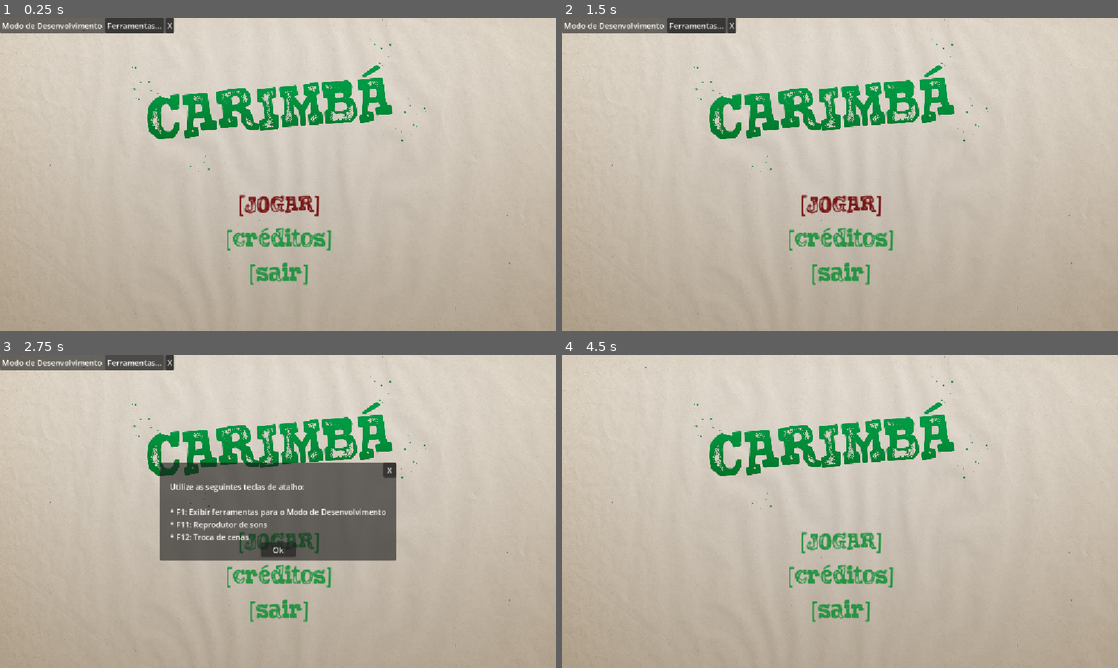
Above: before the commit, frames 1-4 (two rows, left to right).
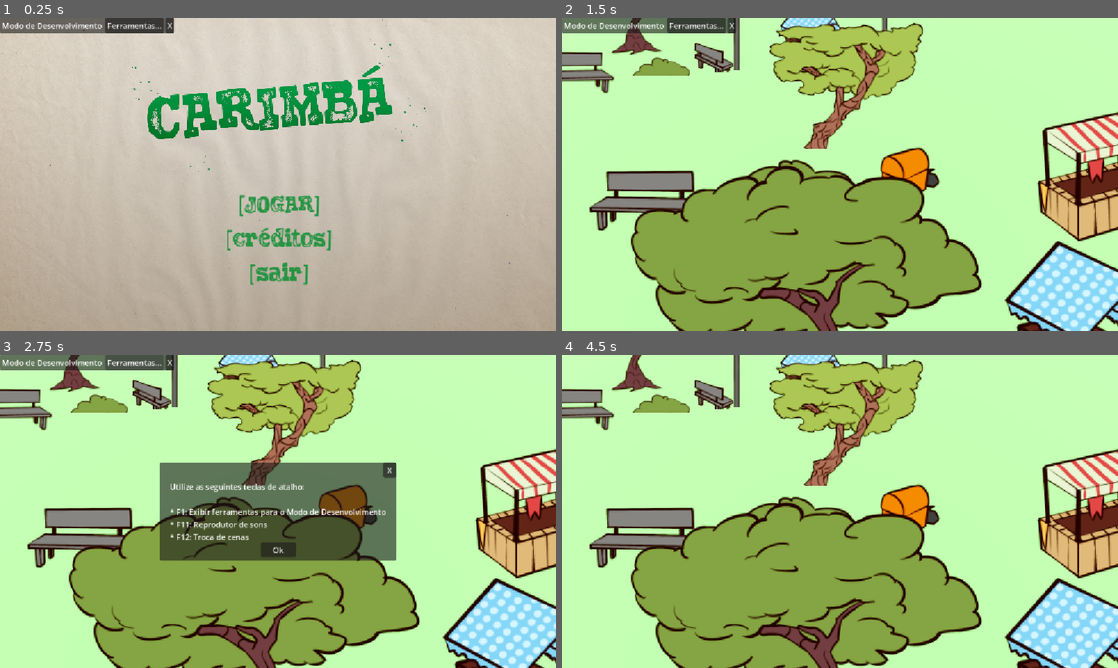
Above: after the commit, the same moments.

Repository: sam-cavalheiro/felpojam-2026
Game: Godot game, scene res://Nodes/Scenes/title_menu_scene.tscn
Two runs of this game, one before a commit and one after it. Both use one fixed random seed, a clock stepped at 60 frames per second and the inputs below.
Inputs (mouse positions are in pixels of both pictures, inside the frame that each line leads up to):
- Up to frame 1 (0.25 s): no input
- Up to frame 2 (1.5 s): click "[JOGAR]" at 0.5 s; click (840, 202) at 1.25 s, where only the run before the commit has a clickable "[JOGAR]"
- Up to frame 3 (2.75 s): click "Ferramentas..." at 2 s
- Up to frame 4 (4.5 s): click "Ok" at 2.75 s; click (840, 574) at 3.5 s, where only the run before the commit has a clickable "[créditos]"; click "X" at 4.25 s

The runs differ from the first frame. In frame 1, 0.5% of the frame differs, in the area x 43-58%, y 56-64%; in frame 2, 98%; in frame 3, 93%; in frame 4, 100%, in the area x 0-100%, y 0-100%.
Error before the commit: Parse Error: Identifier "SceneManager" not declared in the current scope. (res://Scripts/UI/debug_audio_player_window.gd:66)

Commit message:
Altera project.godot

Diff:
--- a/project.godot
+++ b/project.godot
@@ -17,11 +17,12 @@
 
 [autoload]
 
+SceneManager="*uid://ckb6hbp5fnbdu"
+AudioManager="*uid://7x34q7wqqsxy"
+DebugShortcutHandler="uid://c6eav8jdgtj1n"
 LawsManager="*uid://by0wmqpcekv6g"
 StampsManager="*uid://ce1wl5ivxkpyp"
 TVEventManager="*uid://beklbc66uxx4l"
-CheatHandler="*uid://c6eav8jdgtj1n"
-AudioManager="*uid://7x34q7wqqsxy"
 
 [display]
 
